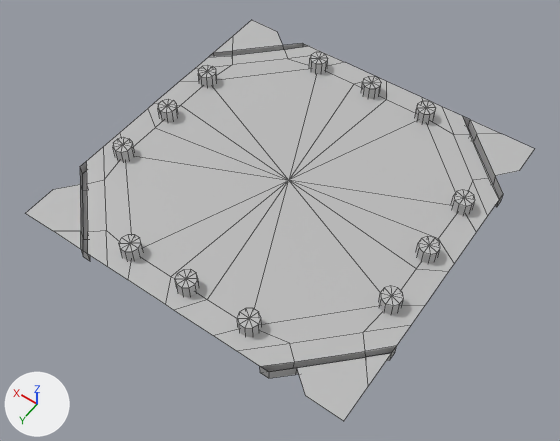
Before and after pictures for a commit that changed the FBX model Content/Meshes/World/Road/SM_Road_FBRL_NoStatueCenter.fbx.
Before and after are seen from a 50 mm lens placed at (-0.00794, 0.01153, 0.01642), pointed at (-0.00033, 0.00086, -0.00034). The lights are fixed; the arrows at lower left show +X, +Y and +Z. Mesh edges are drawn as thin lines. Where no turn or scale is listed for an object, it has been applied to the vertices. Vertices at the same position are counted once.

The first picture shows 'SM_Road_FBRL_NoStatueCenter'.
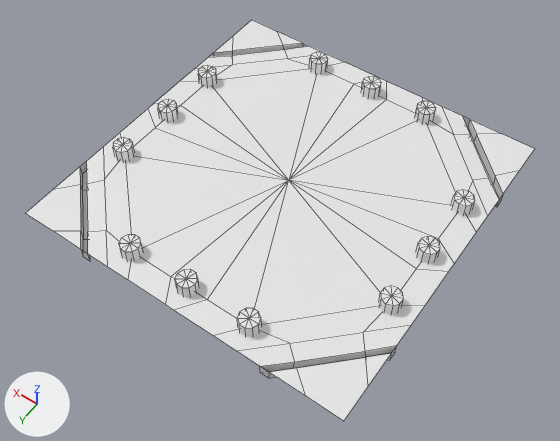
Pixel boxes [x1, y1, x2, y2] of what changed, in the pictures (560 x 441 px):
'SM_Road_FBRL_NoStatueCenter', recoloured, reshaped (grey to white)
    both: [26, 20, 534, 421]
part 1 of me_mesh, added
    after: [496, 171, 519, 193]
part 2 of me_mesh, added
    after: [277, 32, 301, 45]
part 3 of me_mesh, added
    after: [270, 368, 305, 395]
part 4 of me_mesh, added
    after: [54, 167, 80, 189]

What changed in the scene script:
```text
Change mat_lambert1:
    mat_lambert1.base_color: (0.5, 0.5, 0.5) -> (0.8, 0.8, 0.8)  # grey #bcbcbc -> white #e7e7e7
Change me_mesh:
    where me_mesh.from_pydata(...)  # 377 vertices, 344 faces; spans x -0.005..0.005, y -0.005..0.005, z -0.00032..0.00039
    used by ob_sm_road_fbrl_nostatuecenter; location = (0.0, 0.0, 0.00033)
    verts and faces of me_mesh; kept vertices keep their numbers, new ones are numbered from 377
    before: 189 (-0.005, -0.00297, 0.0) at pixel (503, 193), 200 (-0.005, -0.00398, 0.0) at pixel (519, 170), 201 (-0.00454, -0.00343, 0.0) at pixel (495, 175)
    before: 212 (0.00297, -0.005, 0.0) at pixel (302, 43), 223 (0.00398, -0.005, 0.0) at pixel (276, 31), 224 (0.00343, -0.00454, 0.0) at pixel (282, 45)
    before: 235 (-0.00297, 0.005, 0.0) at pixel (268, 371), 246 (-0.00398, 0.005, 0.0) at pixel (305, 395), 247 (-0.00343, 0.00454, 0.0) at pixel (296, 367)
    before: 258 (0.005, 0.00297, 0.0) at pixel (79, 166), 269 (0.005, 0.00398, 0.0) at pixel (53, 189), 270 (0.00454, 0.00343, 0.0) at pixel (80, 184)
    me_mesh part 1
    add faces += [(189, 200, 201)]
    me_mesh part 2
    add faces += [(212, 223, 224)]
    me_mesh part 3
    add faces += [(235, 246, 247)]
    me_mesh part 4
    add faces += [(258, 269, 270)]
```
